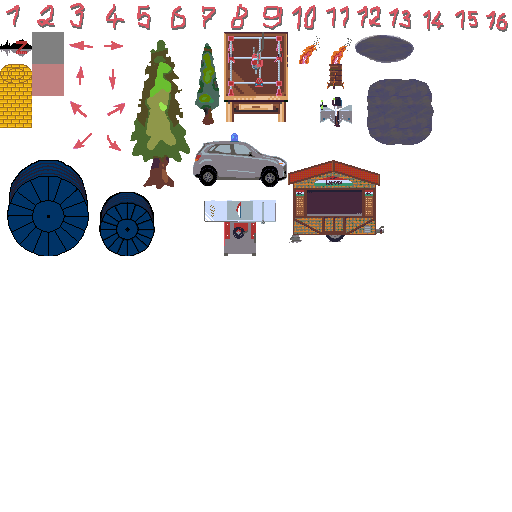
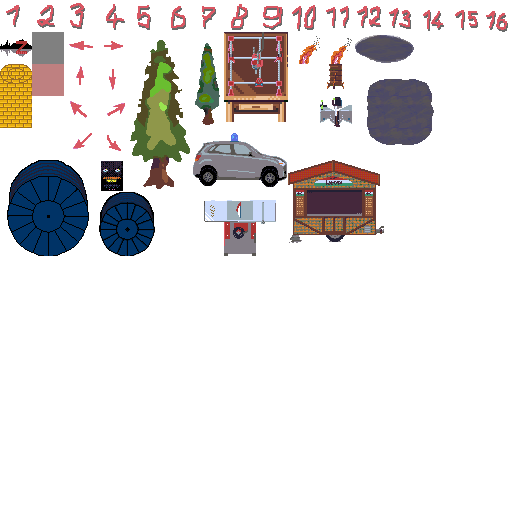
Before/after of a 512x512 layered artwork. What changed in the layer stack:
pixels changed over [101, 161, 123, 191] (layer not identified)
